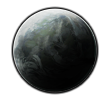
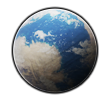
Comparing the layer stacks of the two 112x103 images. Changes:
hid "Layer 17" over box(13, 8, 97, 92)
added layer "Layer 18" (overlay) in group "Plant" over box(13, 8, 97, 93)
